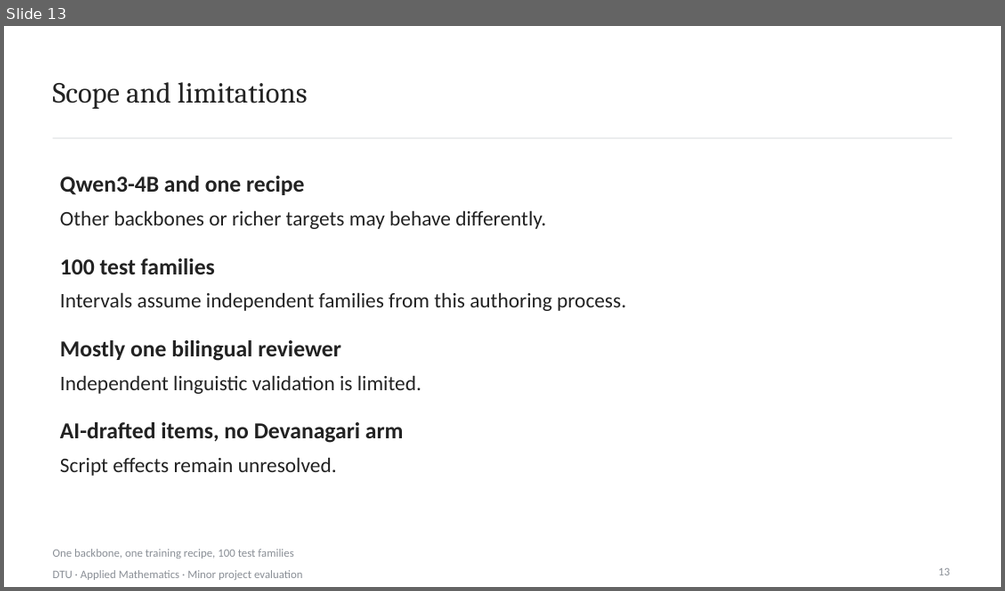
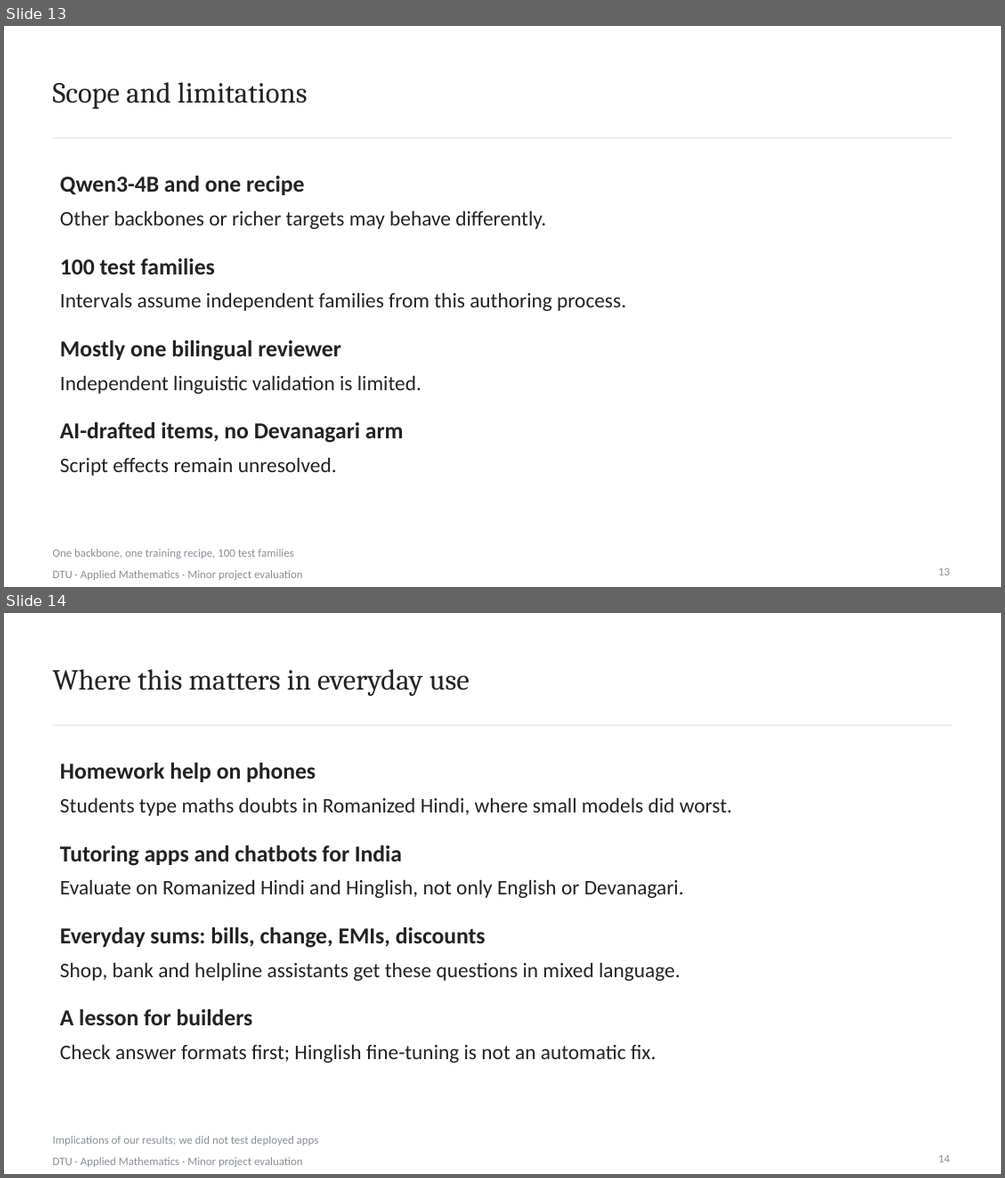
Before and after one commit to Divyansh1128/Hinglish, a slide deck: docs/minor_project/deck/minor_evaluation_v2.pptx. Shown one above the other, each under a label of ours: slide 13 before the commit, slides 13 and 14 after it. The pictures are 1005x591 and 1005x1178 pixels, drawn with LibreOffice and Linux fonts; fonts in the diff are those of the drawing; background and template pictures are left out. Boxes give left, top, right and bottom in pixels: in the first picture for what was removed or moved away, otherwise in the second. Text is boxed around its words. In the diff, an @@ line names an element or a change of style, - is before the commit and + after.

```diff
--- a/docs/minor_project/deck/minor_evaluation_v2.pptx
+++ b/docs/minor_project/deck/minor_evaluation_v2.pptx
@@ slide 14 added at [4,613,1001,1174], background picture (left out) @@
@@ text added at [53,669,469,696], 28 pt, text #222222 @@
+Where this matters in everyday use
@@ line added from (53, 725) to (952, 725), #C9CDD1 0.7 pt @@
@@ text added at [60,763,316,782], 22 pt, text #222222, bold @@
+Homework help on phones
@@ text added at [60,797,732,816], 20 pt, text #222222 @@
+Students type maths doubts in Romanized Hindi, where small models did worst.
@@ text added at [60,845,402,866], 22 pt, text #222222, bold @@
+Tutoring apps and chatbots for India
@@ text added at [60,879,684,898], 20 pt, text #222222 @@
+Evaluate on Romanized Hindi and Hinglish, not only English or Devanagari.
@@ text added at [60,927,485,948], 22 pt, text #222222, bold @@
+Everyday sums: bills, change, EMIs, discounts
@@ text added at [60,962,680,981], 20 pt, text #222222 @@
+Shop, bank and helpline assistants get these questions in mixed language.
@@ text added at [60,1009,253,1025], 22 pt, text #222222, bold @@
+A lesson for builders
@@ text added at [60,1044,655,1062], 20 pt, text #222222 @@
+Check answer formats first; Hinglish fine-tuning is not an automatic fix.
@@ text added at [53,1135,319,1145], 11 pt, text #8A8F96 @@
+Implications of our results; we did not test deployed apps
@@ text added at [53,1157,303,1167], 11 pt, text #8A8F96 @@
+DTU · Applied Mathematics · Minor project evaluation
@@ text added at [938,1155,950,1162], 11 pt, text #8A8F96 @@
+14
```
Also in this commit, not shown: 7 slides changed, 1 other slide added, 2 other files.
